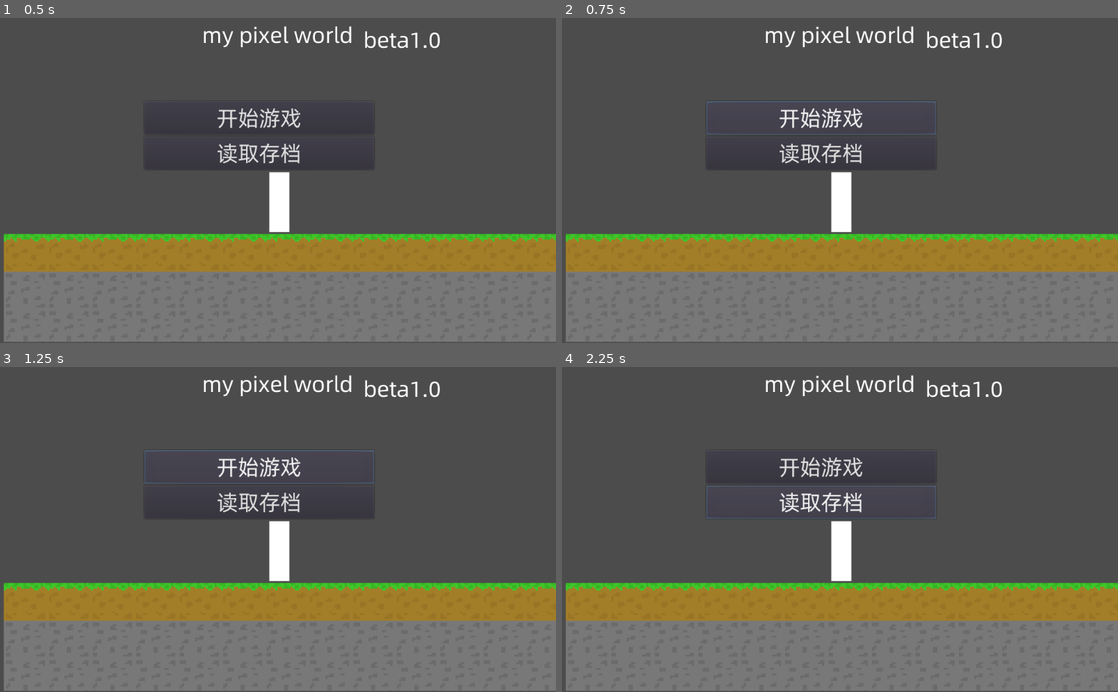
Above: before the commit, frames 1-4 (two rows, left to right).
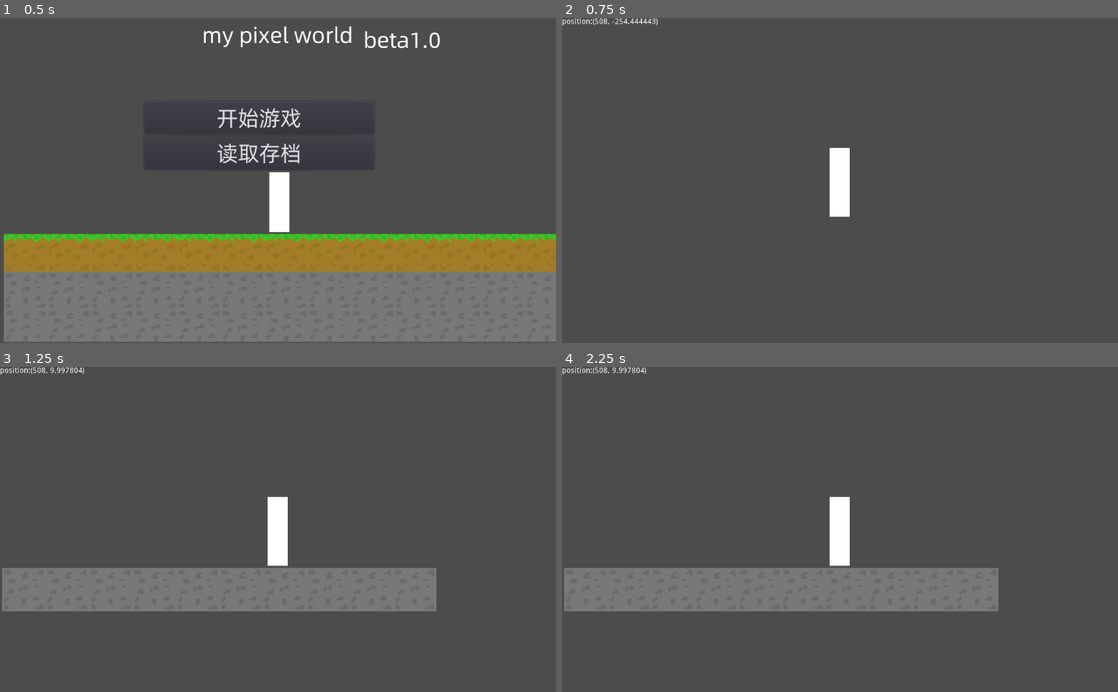
Above: after the commit, the same moments.

Repository: 2439905184/minecraft2d-godot
Game: Godot game, scene res://Menu.tscn
Two runs of this game, one before a commit and one after it. Both use one fixed random seed, a clock stepped at 60 frames per second and the inputs below.
Inputs (mouse positions are in pixels of both pictures, inside the frame that each line leads up to):
- Up to frame 1 (0.5 s): no input
- Up to frame 2 (0.75 s): click "开始游戏" at 0.5 s
- Up to frame 3 (1.25 s): no input
- Up to frame 4 (2.25 s): click (823, 467) at 1.25 s, where only the run before the commit has a clickable "开始游戏"; click (823, 503) at 2 s, where only the run before the commit has a clickable "读取存档"

Frame 1 is identical in both runs. In frame 2, 35% of the frame differs, in the area x 0-100%, y 0-100%; in frame 3, 39%; in frame 4, 39%.

Commit message:
地图存档功能制作中

Diff:
--- a/Main.gd
+++ b/Main.gd
@@ -3,3 +3,18 @@
 func _ready():
 
 	pass
+
+func _process(delta):
+
+	pass
+
+func _input(event):
+	if event is InputEventKey:
+		if event.scancode == KEY_ESCAPE:
+			$CanvasLayer/menu_save.show()
+
+
+func _on_menu_save_pressed():
+	var data =$TileMap.get_tilemap_data()
+	print_debug(data)
+	pass # Replace with function body.
--- a/Main.tscn
+++ b/Main.tscn
@@ -8,6 +8,8 @@
 [ext_resource path="res://Hint.gd" type="Script" id=6]
 [ext_resource path="res://hint.gdshader" type="Shader" id=7]
 [ext_resource path="res://Minecraft/Stone.PNG" type="Texture" id=8]
+[ext_resource path="res://script/debug.gd" type="Script" id=9]
+[ext_resource path="res://40font.tres" type="DynamicFont" id=10]
 
 [sub_resource type="RectangleShape2D" id=1]
 extents = Vector2( 30, 70 )
@@ -119,3 +121,21 @@
 cell_size = Vector2( 80, 80 )
 format = 1
 script = ExtResource( 6 )
+
+[node name="CanvasLayer" type="CanvasLayer" parent="."]
+
+[node name="debug" type="Label" parent="CanvasLayer"]
+margin_right = 40.0
+margin_bottom = 14.0
+script = ExtResource( 9 )
+
+[node name="menu_save" type="Button" parent="CanvasLayer"]
+visible = false
+margin_left = 388.0
+margin_top = 252.0
+margin_right = 672.0
+margin_bottom = 313.0
+custom_fonts/font = ExtResource( 10 )
+text = "保存存档"
+
+[connection signal="pressed" from="CanvasLayer/menu_save" to="." method="_on_menu_save_pressed"]
--- a/Map.gd
+++ b/Map.gd
@@ -1,26 +1,44 @@
 extends TileMap
 
+# 世界格子
+var world_width = 10
+var world_height = 2
+const grass_id = 0
+const stone_id = 1
+
+var tile_data = {"x":[]}
 func _ready():
-	# 石头层
-	for y in 7:
-		for x in 13:
-			set_cellv(Vector2(x,y),1)
-	# grass
-	for x in 13:
-		set_cellv(Vector2(x,0),0)
+
+	gen_world()
+#	get_tilemap_data()
 	pass
-
+func gen_world():
+	for x in world_width:
+		set_cellv(Vector2(x,1),stone_id)
+#		set_cellv(Vector2(x,0),grass_id)
 
 func _set_block(p_mouse_pos):
 	var cell_pos = world_to_map(p_mouse_pos)
-#	print(p_mouse_pos)
-#	print(cell_pos)
 	set_cellv(cell_pos,0)
 	pass
 
 func _destory_block(p_mouse_pos):
 	var cell_pos = world_to_map(p_mouse_pos)
-#	print(p_mouse_pos)
-#	print(cell_pos)
 	set_cellv(cell_pos,-1)
 	pass
+
+func get_whole_cell():
+#	for y in 7:
+#		for x in 13:
+#			get_cellv(Vector2(x,y),1)
+#	# grass
+#	for x in 13:
+#		get_cellv(Vector2(x,0),0)
+	pass
+
+func get_tilemap_data():
+	for x in world_width:
+		var id = get_cellv(Vector2(x,1))
+		tile_data.x.append(id)
+	return tile_data
+#		get_cellv(Vector2(x,0))
--- a/Menu.tscn
+++ b/Menu.tscn
@@ -1,9 +1,11 @@
-[gd_scene load_steps=3 format=2]
+[gd_scene load_steps=4 format=2]
 
 [ext_resource path="res://40font.tres" type="DynamicFont" id=1]
 [ext_resource path="res://demo1.png" type="Texture" id=2]
+[ext_resource path="res://script/Menu.gd" type="Script" id=3]
 
 [node name="Menu" type="Node2D"]
+script = ExtResource( 3 )
 
 [node name="Sprite" type="Sprite" parent="."]
 position = Vector2( 515, 337 )
@@ -46,3 +48,5 @@
 margin_bottom = 126.0
 custom_fonts/font = ExtResource( 1 )
 text = "读取存档"
+
+[connection signal="pressed" from="VBoxContainer/play" to="." method="_on_play_pressed"]
--- /dev/null
+++ b/script/Menu.gd
@@ -0,0 +1,6 @@
+extends Node2D
+
+
+func _on_play_pressed():
+	get_tree().change_scene("res://Main.tscn")
+	pass # Replace with function body.
--- /dev/null
+++ b/script/debug.gd
@@ -0,0 +1,9 @@
+extends Label
+
+var player
+func _ready():
+	player = get_tree().current_scene.get_node("Player")
+	pass # Replace with function body.
+
+func _process(delta):
+	self.text = "position:" + str(player.position)
Not shown: 1 places in Main.tscn that only renumber resources
